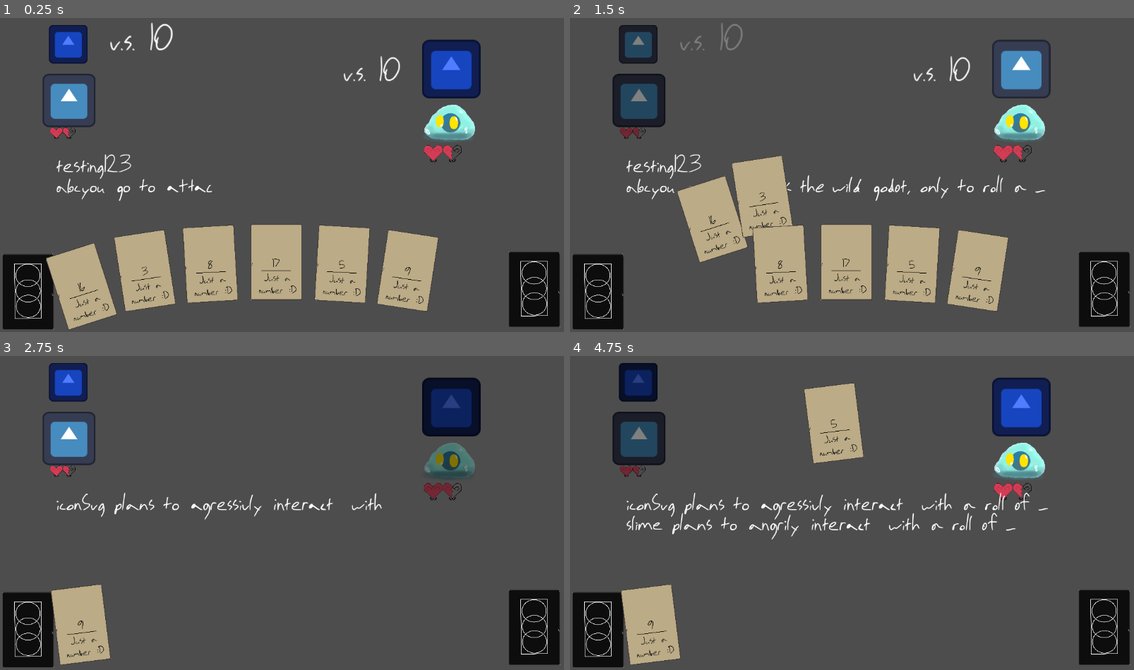
Above: before the commit, frames 1-4 (two rows, left to right).
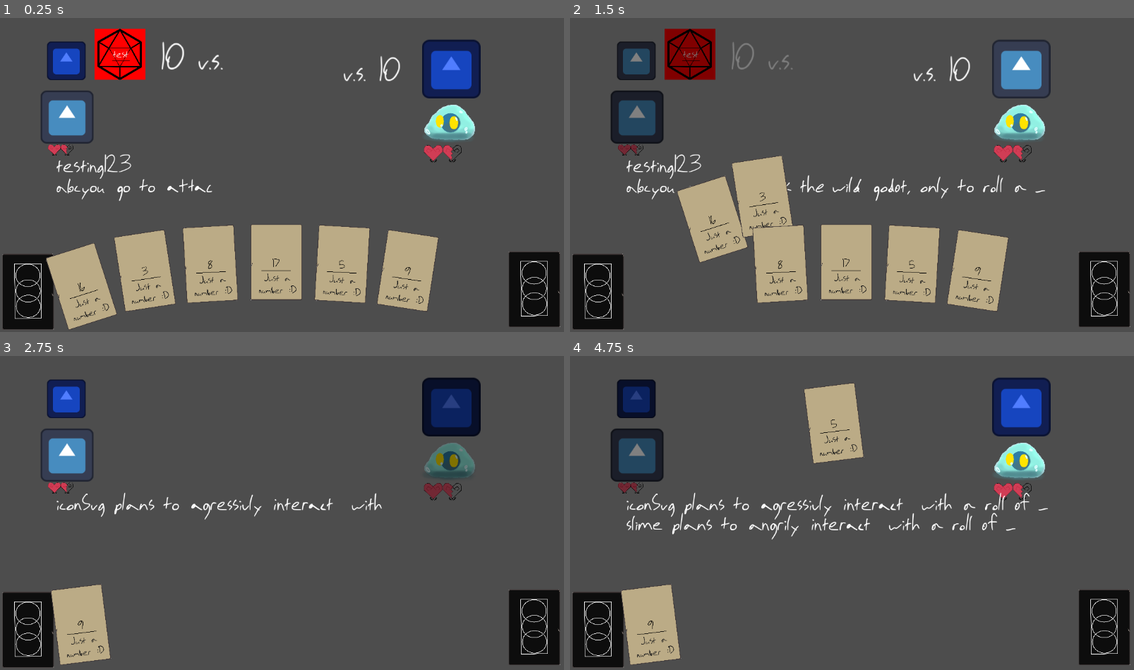
Above: after the commit, the same moments.

Repository: TeamName-FIOLTR/GMTK2023
Game: Godot game, scene res://scenes/levels/test/test_level.tscn
Same seed, same stepped clock (60 frames per second), same inputs: the game is played once before the commit and once after it. The project has no main scene, so this scene is started directly. The engine's default icon, where the game draws it, is replaced by a stand-in: a white triangle on a blue panel in a dark square.
Inputs (mouse positions are in pixels of both pictures, inside the frame that each line leads up to):
- Up to frame 1 (0.25 s): no input
- Up to frame 2 (1.5 s): move the mouse to (654, 284) at 0.52 s; hold Right (ui_right) 0.53-1.28 s; click (654, 284) at 0.67 s; tap Enter at 1.25 s; move the mouse to (716, 269) at 1.27 s; hold Down (ui_down) from 1.28 s (still down); click (716, 269) at 1.42 s
- Up to frame 3 (2.75 s): tap Space (developer_debug) at 2 s; move the mouse to (208, 600) at 2.02 s; release Down (ui_down) at 2.03 s; hold Right (ui_right) from 2.03 s (still down); click (208, 600) at 2.17 s
- Up to frame 4 (4.75 s): move the mouse to (648, 626) at 2.77 s; release Right (ui_right) at 2.78 s; hold Up (ui_up) 2.78-3.53 s; click (648, 626) at 2.92 s; move the mouse to (835, 421) at 3.52 s; hold Left (ui_left) from 3.53 s (still down); click (835, 421) at 3.67 s; tap Enter at 4.25 s; move the mouse to (648, 626) at 4.27 s; click (648, 626) at 4.42 s

The runs differ from the first frame. In frame 1, 4.0% of the frame differs, in the area x 7-40%, y 1-44%; in frame 2, 4.0%; in frame 3, 2.2%; in frame 4, 2.4%.

Commit message:
got the roll display working

Diff:
--- a/scenes/levels/level.gd
+++ b/scenes/levels/level.gd
@@ -44,12 +44,12 @@
 		var sc = handContainer.selected_card
 		handContainer.ground_card(sc)
 		handContainer.selected_card = null
-		sc.tween_to(entity.global_position,6.0/60,"global_position")
+		sc.tween_to(entity.roll_display.global_position,6.0/60,"global_position")
 		entity.next_roll = apply_effects(sc.number)
 		sc.pos_tween.finished.connect(sc.display_dice)
 		entities_with_rolls += 1
 		print(entities_with_rolls)
-		if entities_with_rolls >= entity_container.get_child_count():
+		if entities_with_rolls >= entity_container.get_desired_rolls():
 			evaluate_entities()
 
 
--- a/scenes/levels/test/test_level.tscn
+++ b/scenes/levels/test/test_level.tscn
@@ -46,12 +46,13 @@
 position = Vector2(0, -2)
 
 [node name="iconSvg" parent="Combat Zone/EntityContainer" instance=ExtResource("2_4uyk5")]
-position = Vector2(141, 169)
+position = Vector2(137, 203)
 scale = Vector2(5.1897, 5.1897)
 
 [node name="slime" parent="Combat Zone/EntityContainer" instance=ExtResource("3_0kioi")]
 position = Vector2(924, 218)
 scale = Vector2(7.8, 7.8)
+requires_input = false
 
 [node name="test level" type="Node2D" parent="."]
 position = Vector2(0, -2)
--- a/scenes/objects/cards/card.gd
+++ b/scenes/objects/cards/card.gd
@@ -28,10 +28,7 @@
 	pass # Replace with function body.
 
 func on_anim_finished(anim):
-	match anim:
-		"Disapear":
-			$D20NumberDisplay.visible = true
-			$D20NumberDisplay.target_value = number
+	pass
 
 # Called every frame. 'delta' is the elapsed time since the previous frame.
 func _process(delta):
--- a/scenes/objects/dice_display/dice_display.gd
+++ b/scenes/objects/dice_display/dice_display.gd
@@ -1,4 +1,6 @@
 extends Node2D
+
+class_name DiceDisplay
 
 @export
 var animation_delta : float = 0.2
--- /dev/null
+++ b/scenes/objects/entities/enemy.gd
@@ -0,0 +1,11 @@
+extends Entity
+
+class_name Enemy
+
+
+#the player does NOT control us
+func _input(_event):
+	pass
+
+func _ready():
+	super._ready()
--- a/scenes/objects/entities/entity.gd
+++ b/scenes/objects/entities/entity.gd
@@ -15,6 +15,8 @@
 	print("hiding dc")
 	$AnimationPlayer.play_backwards("dc")
 
+
+@export var requires_input : bool = true
 @export
 var difficultyTextDisplay : Label
 
@@ -57,8 +59,13 @@
 @export var check_pass_color : Color = Color.SEA_GREEN
 @export var check_fail_color : Color = Color.INDIAN_RED
 @export var difficulty_str : String = "v.s. %s"
+
+@export var roll_display : DiceDisplay
+
 func display_difficulty(diff : int)->void:
 	difficultyTextDisplay.text = difficulty_str % str(diff)
+	roll_display.visible = true
+	roll_display.target_value = self.next_roll
 	if self.next_roll >= diff:
 		$Difficulty.modulate = check_pass_color
 	else:
@@ -127,7 +134,7 @@
 func on_mouse_exited():
 	mouse_in = false
 func _input(event):
-	if mouse_in and has_focus and event is InputEventMouseButton and event.is_pressed():
+	if requires_input and mouse_in and has_focus and event is InputEventMouseButton and event.is_pressed():
 		get_parent().entity_selected.emit(self)
 # Called when the node enters the scene tree for the first time.
 func _ready():
--- a/scenes/objects/entities/entity.tscn
+++ b/scenes/objects/entities/entity.tscn
@@ -6,6 +6,7 @@
 [ext_resource type="PackedScene" uid="uid://se674wobxwxs" path="res://scenes/objects/IntentIndecator/intent_indecator.tscn" id="4_2pu1x"]
 [ext_resource type="PackedScene" uid="uid://de6o1od0e4qm" path="res://scenes/objects/HeartDisplay/heart_display.tscn" id="4_t3mc8"]
 [ext_resource type="Theme" uid="uid://botlkbamgp28p" path="res://scenes/objects/UI/mainTheme.tres" id="6_hfgfr"]
+[ext_resource type="PackedScene" uid="uid://bk6hgigiahfey" path="res://scenes/objects/dice_display/dice_display.tscn" id="7_g6hmx"]
 
 [sub_resource type="Resource" id="Resource_memk4"]
 script = ExtResource("2_g8lup")
@@ -54,11 +55,12 @@
 "dc": SubResource("Animation_1hjia")
 }
 
-[node name="entity" type="Area2D" node_paths=PackedStringArray("difficultyTextDisplay", "action_display")]
+[node name="entity" type="Area2D" node_paths=PackedStringArray("difficultyTextDisplay", "action_display", "roll_display")]
 script = ExtResource("1_60q11")
 difficultyTextDisplay = NodePath("Difficulty/Control")
 action_display = NodePath("IntentIndecator")
 stats = SubResource("Resource_memk4")
+roll_display = NodePath("D20NumberDisplay")
 
 [node name="art" type="Node2D" parent="."]
 position = Vector2(0, 2)
@@ -80,7 +82,7 @@
 position = Vector2(0, 15)
 
 [node name="Difficulty" type="Node2D" parent="."]
-position = Vector2(12, -31)
+position = Vector2(33, -30)
 scale = Vector2(0.25, 0.25)
 
 [node name="Control" type="Label" parent="Difficulty"]
@@ -91,7 +93,7 @@
 theme = ExtResource("6_hfgfr")
 theme_override_font_sizes/font_size = 60
 theme_override_styles/normal = SubResource("StyleBoxEmpty_wsn5q")
-text = "v.s. 10"
+text = "10 v.s."
 horizontal_alignment = 1
 vertical_alignment = 1
 
@@ -99,3 +101,7 @@
 libraries = {
 "": SubResource("AnimationLibrary_y31kv")
 }
+
+[node name="D20NumberDisplay" parent="." instance=ExtResource("7_g6hmx")]
+position = Vector2(21, -23)
+scale = Vector2(0.0400005, 0.0400005)
--- a/scenes/objects/entities/slime/slime.tscn
+++ b/scenes/objects/entities/slime/slime.tscn
@@ -6,6 +6,7 @@
 [ext_resource type="PackedScene" uid="uid://se674wobxwxs" path="res://scenes/objects/IntentIndecator/intent_indecator.tscn" id="4_2pu1x"]
 [ext_resource type="PackedScene" uid="uid://de6o1od0e4qm" path="res://scenes/objects/HeartDisplay/heart_display.tscn" id="4_t3mc8"]
 [ext_resource type="Theme" uid="uid://botlkbamgp28p" path="res://scenes/objects/UI/mainTheme.tres" id="6_wyniq"]
+[ext_resource type="PackedScene" uid="uid://bk6hgigiahfey" path="res://scenes/objects/dice_display/dice_display.tscn" id="7_gejit"]
 
 [sub_resource type="Resource" id="Resource_4wqsw"]
 script = ExtResource("2_76wep")
@@ -55,13 +56,14 @@
 
 [sub_resource type="StyleBoxEmpty" id="StyleBoxEmpty_ojlkl"]
 
-[node name="entity" type="Area2D" node_paths=PackedStringArray("difficultyTextDisplay", "action_display")]
+[node name="entity" type="Area2D" node_paths=PackedStringArray("difficultyTextDisplay", "action_display", "roll_display")]
 script = ExtResource("1_60q11")
 difficultyTextDisplay = NodePath("Difficulty/Control")
 action_display = NodePath("IntentIndecator")
 stats = SubResource("Resource_4wqsw")
 adjectives = Array[String](["angrily", "visciously", "excitedly", "slowly", "sadly", "agressivly", "Jigally", "Slimaly", "Smoothly", "Wetly", "Moistly"])
 difficulty_str = "%s v.s."
+roll_display = NodePath("D20NumberDisplay")
 
 [node name="art" type="Node2D" parent="."]
 position = Vector2(0, 2)
@@ -102,3 +104,8 @@
 text = "v.s. 10"
 horizontal_alignment = 1
 vertical_alignment = 1
+
+[node name="D20NumberDisplay" parent="." instance=ExtResource("7_gejit")]
+visible = false
+position = Vector2(-38, -13)
+scale = Vector2(0.030035, 0.030035)
--- a/scenes/objects/entityContainer/entity_container.gd
+++ b/scenes/objects/entityContainer/entity_container.gd
@@ -3,6 +3,14 @@
 class_name EntityContainer
 
 signal entity_selected
+
+#returns the number of rolls that we need to supply for the game to run
+func get_desired_rolls()->int:
+	var ret_val : int = 0
+	for c in get_children():
+		if c.requires_input:
+			ret_val += 1
+	return ret_val
 
 #randomizes the intents of all entities under the container
 func set_intents()->void:
@@ -10,6 +18,7 @@
 		if c.has_method("make_intent"):
 			c.make_intent()
 			c.hide_dc()
+			c.roll_display.visible = false
 func _ready():
 	entity_selected.connect(on_entity_select)
 func on_entity_select(en)->void:
Not shown: 1 places in scenes/objects/entities/entity.tscn that only renumber resources
Not shown: 1 places in scenes/objects/entities/slime/slime.tscn that only renumber resources
